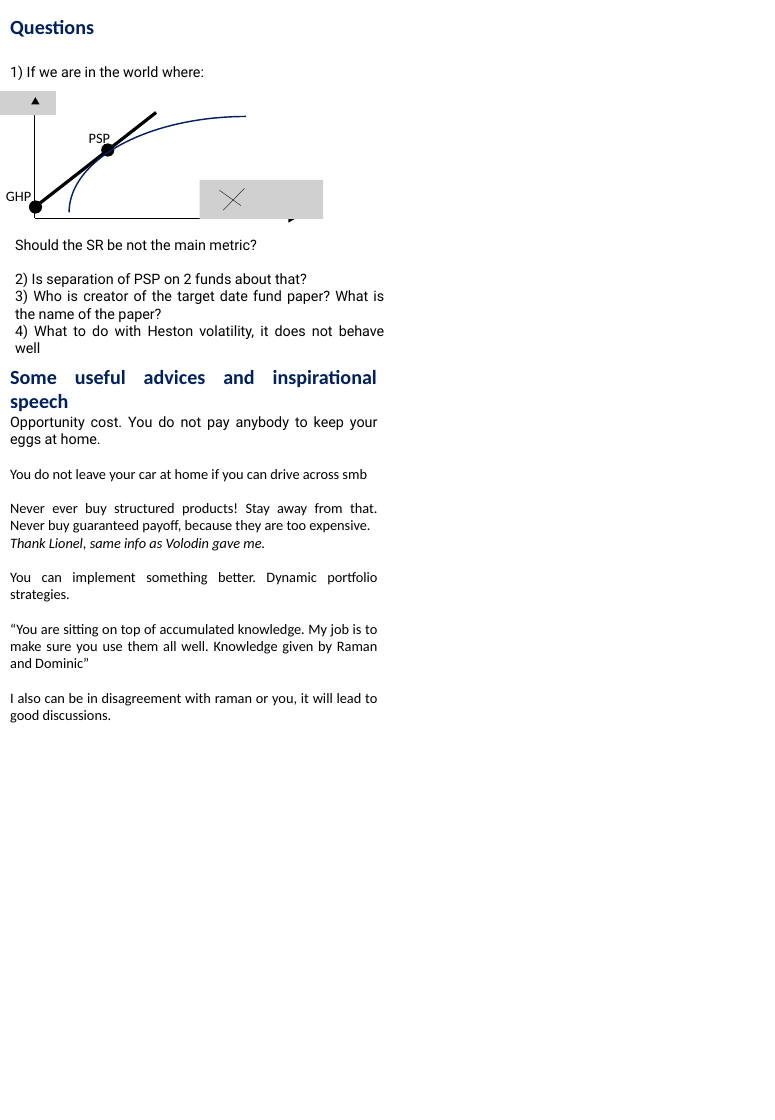
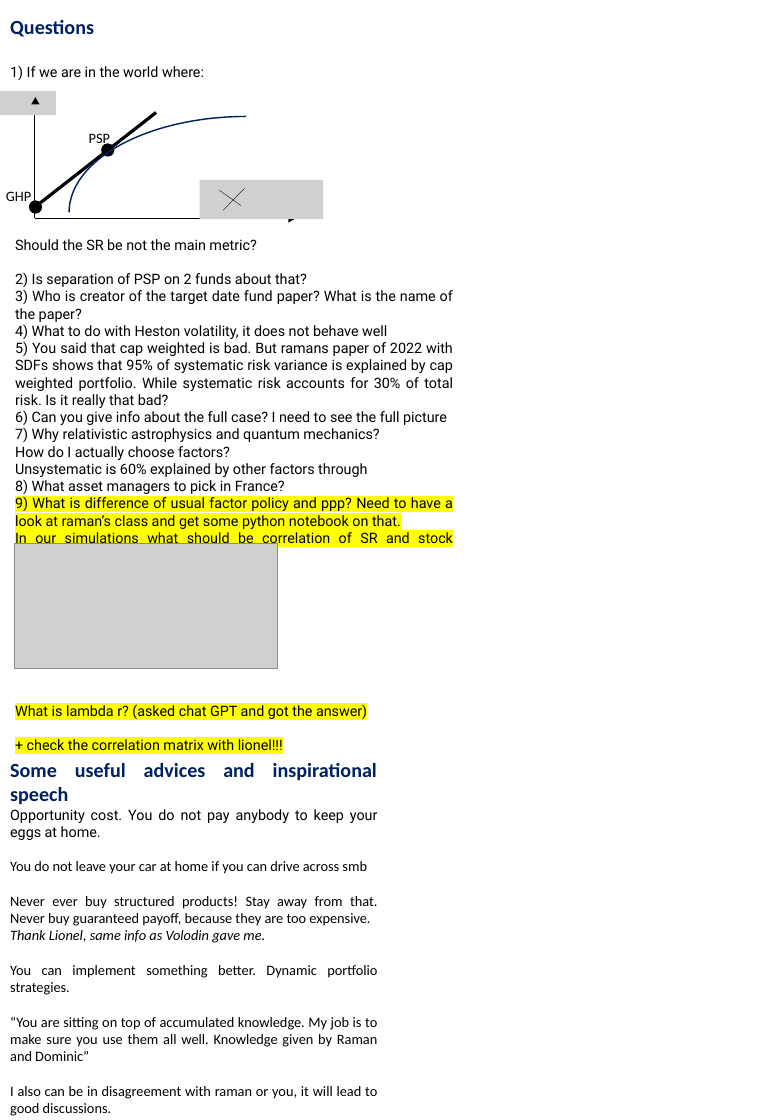
Before and after one commit to aleksandr-mikhailov-edhec/Goal-Based-Investing, a slide deck: slide 8 of Course summary.pptx (slide 6 before the commit). Drawn at 775x1120 pixels with LibreOffice and Linux fonts; fonts in the diff are those of the drawing; grey boxes stand for pictures. Boxes give left, top, right and bottom in pixels: in the first picture for what was removed or moved away, otherwise in the second. Text is boxed around its words. In the diff, an @@ line names an element or a change of style, - is before the commit and + after.

```diff
--- a/Course summary.pptx
+++ b/Course summary.pptx
@@ text at (15,341,453,755): paragraphs added @@
+5) You said that cap weighted is bad. But ramans paper of 2022 with SDFs shows that 95% of systematic risk variance is explained by cap weighted portfolio. While systematic risk accounts for 30% of total risk. Is it really that bad?
+6) Can you give info about the full case? I need to see the full picture
+7) Why relativistic astrophysics and quantum mechanics?
+How do I actually choose factors?
+Unsystematic is 60% explained by other factors through
+8) What asset managers to pick in France?
+9) What is difference of usual factor policy and ppp? Need to have a look at raman’s class and get some python notebook on that.
+In our simulations what should be correlation of SR and stock volatility
+What is lambda r? (asked chat GPT and got the answer)
++ check the correlation matrix with lionel!!!
@@ picture added at (14,542,277,668) @@
@@ text at (10,763,378,1116): paragraph added @@
+Note for self: говоря о PSP как о мече, можно фехтовать
@@ text "Some useful advices and inspirational ...": place and size @@
-text "Some useful advices and inspirational ..." at (10,370,378,723)
+text "Some useful advices and inspirational ..." at (10,763,378,1116)
```
Also in this commit, not shown: 3 other slides changed, 3 slides added, 8 other files.
